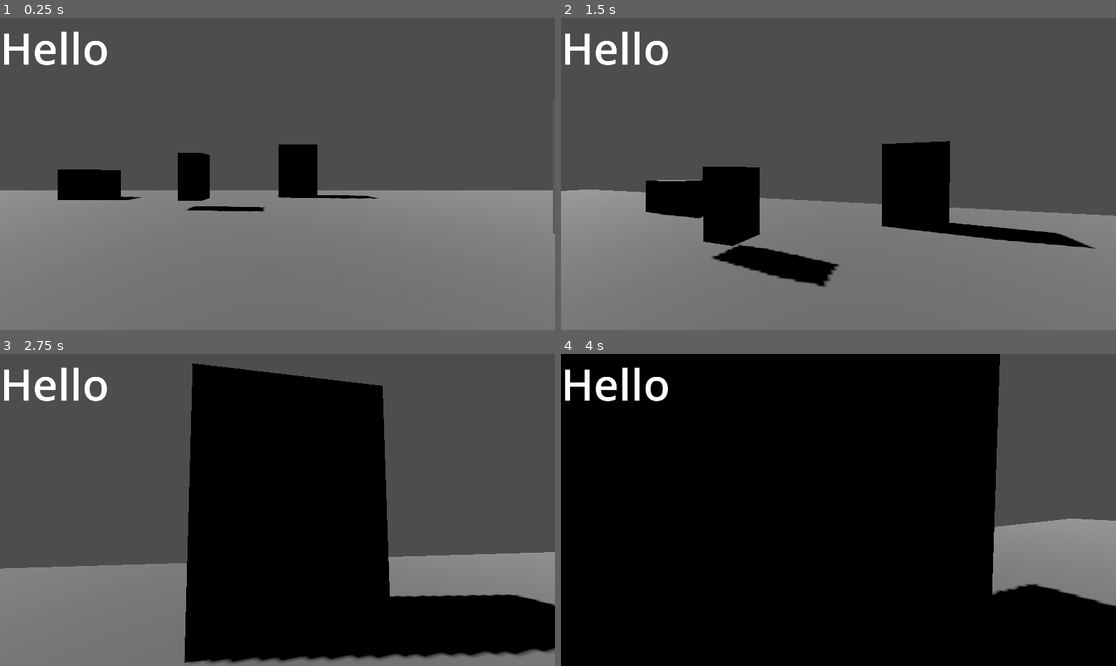
Above: before the commit, frames 1-4 (two rows, left to right).
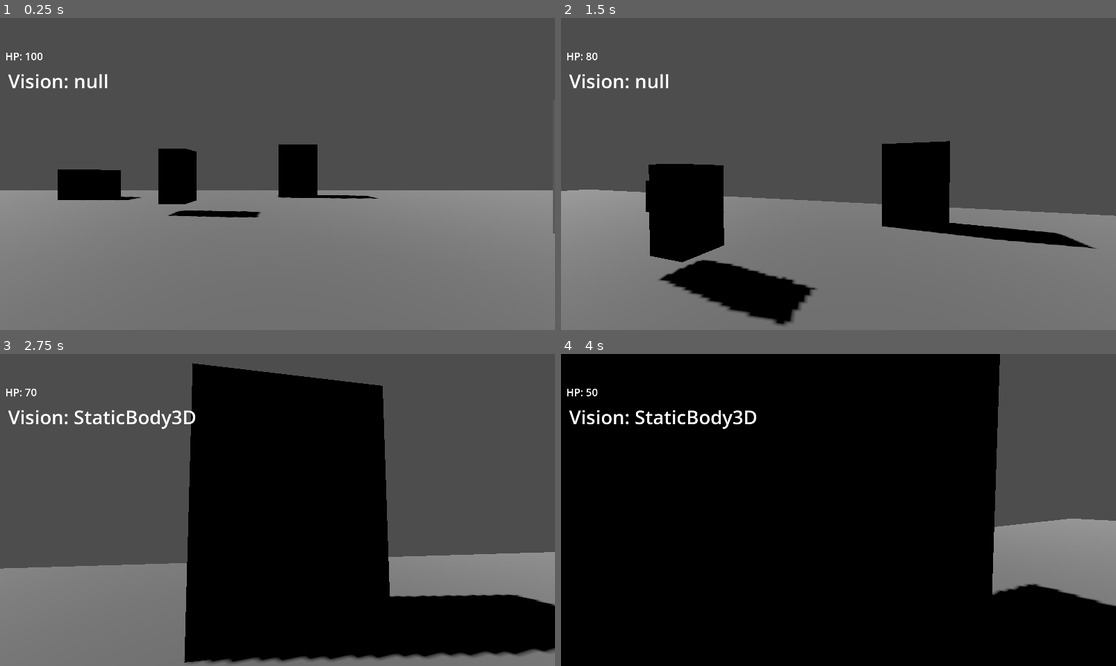
Above: after the commit, the same moments.

Repository: raskolnikov23/ashesofafriend
Game: Godot game, scene res://scene.tscn
The game is run twice, just before and just after one commit, with the same random seed, the same clock (stepped at 60 frames per second) and the same inputs.
Inputs (mouse positions are in pixels of both pictures, inside the frame that each line leads up to):
- Up to frame 1 (0.25 s): no input
- Up to frame 2 (1.5 s): tap Enter at 0.5 s; move the mouse to (866, 174) at 0.52 s; press the mouse at (866, 174) at 0.53 s; hold W (move_forward) from 0.53 s (still down); tap Space (jump) at 0.77 s; move the mouse to (810, 174) at 1.27 s; release the mouse at (810, 174) at 1.28 s; click (810, 174) at 1.35 s
- Up to frame 3 (2.75 s): keep holding W (move_forward); tap Space (jump) at 1.52 s; move the mouse to (288, 503) at 2.02 s; press the mouse at (288, 503) at 2.03 s
- Up to frame 4 (4 s): keep holding W (move_forward); move the mouse to (832, 516) at 2.77 s; release the mouse at (832, 516) at 2.78 s; click (832, 516) at 2.85 s; tap Space (jump) at 3.02, 3.77 s; move the mouse to (877, 513) at 3.52 s; press the mouse at (877, 513) at 3.53 s

The runs differ from the first frame. In frame 1, 2.6% of the frame differs, in the area x 0-48%, y 4-64%; in frame 2, 9.2%, in the area x 0-51%, y 4-99%; in frame 3, 1.4%; in frame 4, 1.4%.

Commit message:
vision, enemy attack logic updated

Diff:
--- a/enemy.gd
+++ b/enemy.gd
@@ -23,6 +23,9 @@
 var speed = 2
 var defidletime = 2
 var idletime = defidletime
+var attackdist = 1
+var defattackcooldown = 2 # cooldown between attacks
+var attackcooldown = 0	# initial attack cooldown
 
 
 #func _physics_process(delta):
@@ -30,6 +33,7 @@
 
 
 func _process(delta):
+
 	# raycast stuff
 	if raycast.is_colliding():
 		collidedobject = raycast.get_collider() as Node
@@ -42,9 +46,15 @@
 		collidedobject = null
 
 
+	# reduce attack cooldown if it is activated
+	if attackcooldown > 0:
+		attackcooldown -= delta
+		attackcooldown = clamp(attackcooldown, 0, defattackcooldown)
+		print("Attack cooldown: ", attackcooldown)
+
 	match state:
 		IDLE:
-			alertbuffer = defalertbuffer
+			alertbuffer = defalertbuffer # would be better if set once
 			idletime -= delta
 
 			if idletime <= 0:
@@ -56,6 +66,9 @@
 			var nextnavpoint = navagent.get_next_path_position()
 			velocity = (nextnavpoint - global_transform.origin).normalized() * speed
 			move_and_slide()
+			look_at(Vector3(nextnavpoint.x, 1, nextnavpoint.z))
+			print(Vector3(nextnavpoint.x, 1, nextnavpoint.z))
+
 
 			if navagent.is_navigation_finished():
 				print("Roaming dst reached, going idle")
@@ -70,6 +83,14 @@
 			move_and_slide()
 			look_at(Vector3(player.transform.origin.x, 1, player.transform.origin.z))
 
+			# attack if in range
+			if abs(player.position.x - position.x) < attackdist || abs(player.position.z - position.z) < attackdist:
+				if attackcooldown == 0:
+					var xxx = collidedobject.get_child(1) as Health
+					xxx.modifyhealth(-5)
+					attackcooldown = defattackcooldown
+					return
+
 			# trigger timer if player lost
 			if not collidedobject or collidedobject.name != "Player":
 				alertbuffer -= delta
@@ -78,8 +99,4 @@
 					print("Player lost, going idle")
 					state = IDLE # mos izsauc funkciju set_state(idle) prieks vienreizejiem calliem, lai var resetot alertbuffer
 					idletime = defidletime
-
-
-	#print(alertbuffer)
-	#print(collidedobject)
-	#print(rotation)
+					return
--- a/enemy.tscn
+++ b/enemy.tscn
@@ -8,8 +8,15 @@
 [sub_resource type="BoxMesh" id="BoxMesh_1ykdu"]
 size = Vector3(1, 2, 1)
 
+[sub_resource type="StandardMaterial3D" id="StandardMaterial3D_hthgh"]
+albedo_color = Color(0.713726, 0, 0, 1)
+
+[sub_resource type="BoxMesh" id="BoxMesh_3byxt"]
+material = SubResource("StandardMaterial3D_hthgh")
+size = Vector3(0.115, 0.125, 0.16)
+
 [node name="Enemy" type="CharacterBody3D"]
-transform = Transform3D(1, -3.48787e-16, 3.48787e-16, 3.48787e-16, 1, -3.48787e-16, -3.48787e-16, 3.48787e-16, 1, 2.08165e-12, 1, 2.08165e-12)
+transform = Transform3D(1, 0, 0, 0, 1, 0, 0, 0, 1, 2.08165e-12, 1, 2.08165e-12)
 script = ExtResource("1_nq0to")
 
 [node name="CollisionShape3D" type="CollisionShape3D" parent="."]
@@ -17,9 +24,21 @@
 shape = SubResource("BoxShape3D_gbiil")
 
 [node name="MeshInstance3D" type="MeshInstance3D" parent="."]
+transform = Transform3D(-1, 0, -8.74228e-08, 0, 1, 0, 8.74228e-08, 0, -1, 0, 0, 0)
 mesh = SubResource("BoxMesh_1ykdu")
 
+[node name="MeshInstance3D2" type="MeshInstance3D" parent="MeshInstance3D"]
+transform = Transform3D(1, -1.21652e-31, 0, -1.21652e-31, 1, 0, 0, 0, 1, -0.194061, 0.661056, 0.511284)
+mesh = SubResource("BoxMesh_3byxt")
+skeleton = NodePath("../..")
+
+[node name="MeshInstance3D3" type="MeshInstance3D" parent="MeshInstance3D"]
+transform = Transform3D(1, -1.21652e-31, 0, -1.21652e-31, 1, 0, 0, 0, 1, 0.19923, 0.661056, 0.511284)
+mesh = SubResource("BoxMesh_3byxt")
+skeleton = NodePath("../..")
+
 [node name="RayCast3D" type="RayCast3D" parent="."]
-target_position = Vector3(2.08165e-12, 2.08165e-12, 7.29)
+transform = Transform3D(1, 0, 0, 0, 1, 0, 0, 0, 1, 0, -0.0657804, 0)
+target_position = Vector3(0, 0, -1.26)
 
 [node name="NavigationAgent3D" type="NavigationAgent3D" parent="."]
--- a/player.tscn
+++ b/player.tscn
@@ -1,6 +1,8 @@
-[gd_scene load_steps=4 format=3 uid="uid://buimtrdinj8dt"]
+[gd_scene load_steps=6 format=3 uid="uid://buimtrdinj8dt"]
 
 [ext_resource type="Script" path="res://scripts/player_movement.gd" id="1_f3ae5"]
+[ext_resource type="Script" path="res://scripts/health.gd" id="2_853uf"]
+[ext_resource type="Script" path="res://vision.gd" id="3_rta22"]
 
 [sub_resource type="CapsuleShape3D" id="CapsuleShape3D_k6tmo"]
 
@@ -20,3 +22,28 @@
 
 [node name="Camera3D" type="Camera3D" parent="CollisionShape3D"]
 transform = Transform3D(1, 0, 0, 0, 1, 0, 0, 0, 1, 0, 0.5, 0)
+
+[node name="Vision" type="RayCast3D" parent="CollisionShape3D/Camera3D"]
+transform = Transform3D(1, 0, 0, 0, 1, 0, 0, 0, 1, -2.08165e-12, 0.015, -2.08165e-12)
+target_position = Vector3(0, 0, -6.62)
+script = ExtResource("3_rta22")
+
+[node name="UI" type="Label" parent="CollisionShape3D/Camera3D/Vision"]
+offset_left = 28.0
+offset_top = 172.0
+offset_right = 1954.0
+offset_bottom = 1246.0
+theme_override_font_sizes/font_size = 66
+text = "vision
+"
+
+[node name="HealthComponent" type="Node" parent="."]
+script = ExtResource("2_853uf")
+
+[node name="UI" type="Label" parent="HealthComponent"]
+offset_left = 18.0
+offset_top = 107.0
+offset_right = 1082.0
+offset_bottom = 389.0
+theme_override_font_sizes/font_size = 36
+text = "asdsadada"
--- a/project.godot
+++ b/project.godot
@@ -53,3 +53,8 @@
 "events": [Object(InputEventKey,"resource_local_to_scene":false,"resource_name":"","device":-1,"window_id":0,"alt_press …(182 unchanged characters)…
 ]
 }
+attack={
+"deadzone": 0.5,
+"events": [Object(InputEventMouseButton,"resource_local_to_scene":false,"resource_name":"","device":-1,"window_id":0,"alt_pressed":false,"shift_pressed":false,"ctrl_pressed":false,"meta_pressed":false,"button_mask":1,"position":Vector2(245, 10),"global_position":Vector2(249, 51),"factor":1.0,"button_index":1,"canceled":false,"pressed":true,"double_click":false,"script":null)
+]
+}
--- a/scene.tscn
+++ b/scene.tscn
@@ -22,22 +22,6 @@
 transform = Transform3D(-0.128856, -0.645365, -0.752928, -0.285089, -0.703097, 0.651444, -0.9498, 0.298594, -0.0933887, 0, 2.73307, 0)
 light_energy = 3.93
 shadow_enabled = true
-
-[node name="Label" type="Label" parent="."]
-anchors_preset = -1
-anchor_right = 1.00573
-anchor_bottom = 0.981481
-offset_right = -6.10352e-05
-offset_bottom = -1.19209e-05
-theme_override_font_sizes/font_size = 151
-text = "Hello
-"
-metadata/_edit_use_anchors_ = true
-
-[node name="Enemy" parent="." node_paths=PackedStringArray("player") instance=ExtResource("3_03n4y")]
-transform = Transform3D(-1, 3.48787e-16, -8.74228e-08, 3.48787e-16, 1, -3.48787e-16, 8.74228e-08, -3.48787e-16, -1, 0.932799, 1.46586, -10.7816)
-player = NodePath("../Player")
-metadata/kk = false
 
 [node name="Player" parent="." instance=ExtResource("1_knb4n")]
 transform = Transform3D(1, 0, 0, 0, 1, 0, 0, 0, 1, 4.58767, 0.082571, -1.81137)
@@ -83,3 +67,7 @@
 [node name="Box" parent="NavigationRegion3D" instance=ExtResource("2_52t8d")]
 transform = Transform3D(2.48392, 0, 0, 0, 3.48776, 0, 0, 0, 1.56637, -6.99281, 0.082571, -14.4433)
 skeleton = NodePath("../..")
+
+[node name="Enemy" parent="." node_paths=PackedStringArray("player") instance=ExtResource("3_03n4y")]
+transform = Transform3D(1, 0, 0, 0, 1, 0, 0, 0, 1, 0.76472, 1.49974, -9.67768)
+player = NodePath("../Player")
--- /dev/null
+++ b/scripts/health.gd
@@ -0,0 +1,28 @@
+class_name Health
+extends Node
+
+@onready var ui = $UI
+
+var maxhealth : float = 100
+var health = maxhealth
+#func _ready():
+	#get_node("Label").text = "aaaaa"
+	#print(ui.)
+
+func _process(delta):
+	ui.text = str("HP: ", health)
+
+func gethealth():
+	return health
+
+func modifyhealth(value):
+
+	if health + value <= 0:
+		health = 0
+		print("Player is dead")
+		return
+
+	health += value
+	health = clamp(health, 0, 100)
+
+	print("Health is now ", health)
--- a/scripts/player_movement.gd
+++ b/scripts/player_movement.gd
@@ -1,3 +1,4 @@
+class_name Player
 extends CharacterBody3D
 
 @export var cameraController : Camera3D
@@ -8,6 +9,8 @@
 var tiltuplimit = deg_to_rad(90)
 var mousedelta : Vector2
 var gravity = ProjectSettings.get_setting("physics/3d/default_gravity")
+
+@onready var health = $HealthComponent
 ##############################################################################
 
 func _ready():
@@ -18,8 +21,6 @@
 	#print(delta)
 
 func _physics_process(delta):
-	##var kek = get_node("Label")
-	#print(kek)
 
 	# Add the gravity.
 	if not is_on_floor(): velocity.y -= gravity * delta
@@ -49,6 +50,10 @@
 	if event.is_action_pressed("exit"):
 		get_tree().quit()
 
+	if event.is_action_pressed("attack"):
+		health.modifyhealth(-10)
+
+
 # Te nak visi input eventi laikam
 func _unhandled_input(event):
 	if event is InputEventMouseMotion and Input.get_mouse_mode() == Input.MOUSE_MODE_CAPTURED:
--- /dev/null
+++ b/vision.gd
@@ -0,0 +1,16 @@
+extends RayCast3D
+
+var raylength = -50
+var collidedobject
+@onready var ui = $UI
+
+func _ready():
+	target_position.z = raylength
+
+func _process(delta):
+	if is_colliding():
+		collidedobject = get_collider() as Node
+		ui.text = str("Vision: ", collidedobject.name)
+	else:
+		collidedobject = null
+		ui.text = str("Vision: null")
Not shown: 1 places in enemy.tscn that only renumber resources
